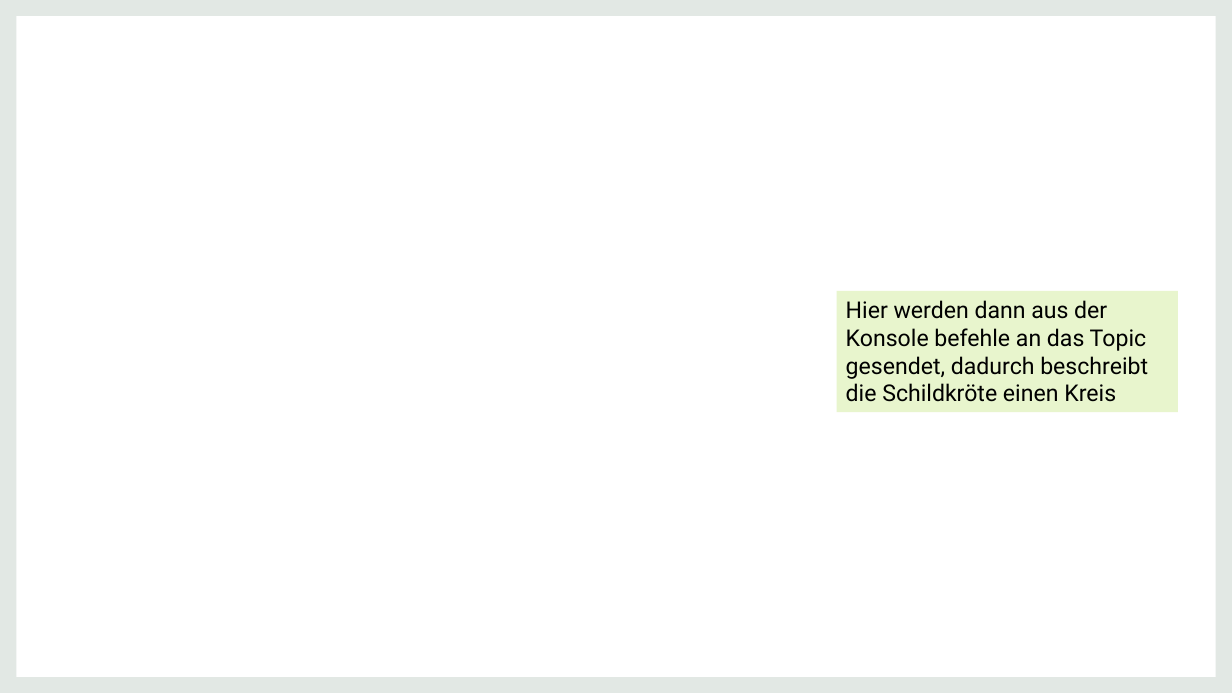
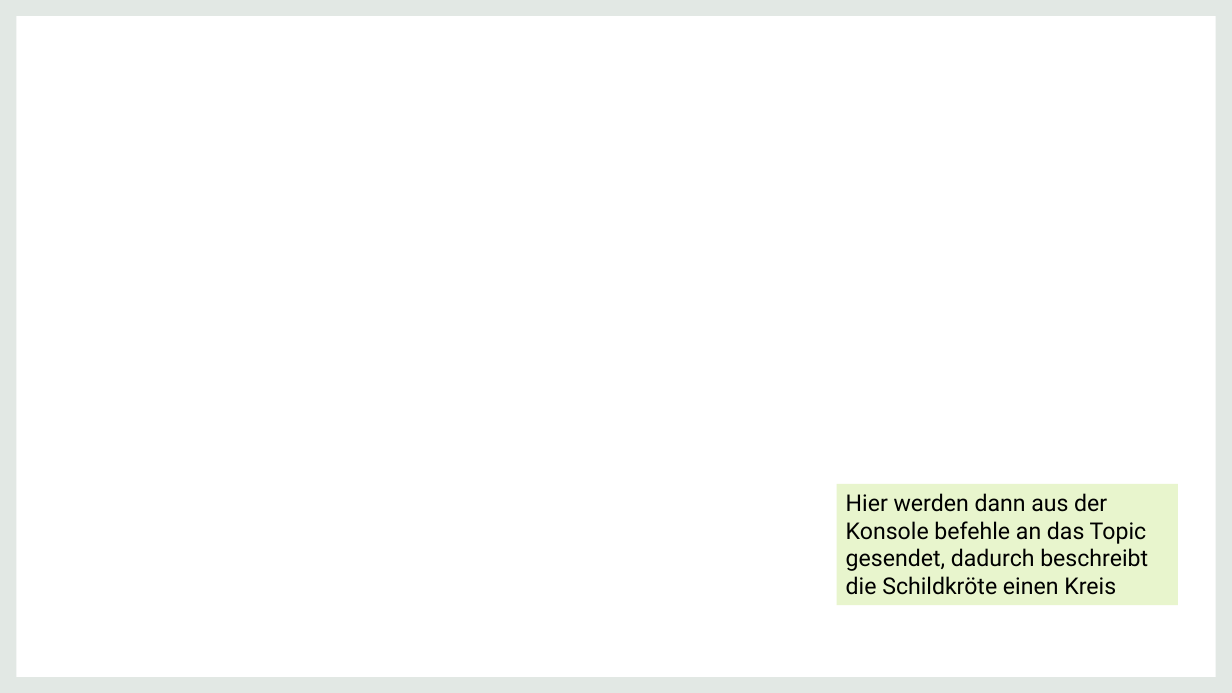
Before and after one commit to marchoi/vrx_gazebo_mmp, a slide deck: slide 4 of ROS Hinweise und Screenshots.pptx. Drawn at 1232x693 pixels with LibreOffice and Linux fonts; fonts in the diff are those of the drawing; background and template pictures are left out. Boxes give left, top, right and bottom in pixels: in the first picture for what was removed or moved away, otherwise in the second. Text is boxed around its words. In the diff, an @@ line names an element or a change of style, - is before the commit and + after.

```diff
--- a/ROS Hinweise und Screenshots.pptx
+++ b/ROS Hinweise und Screenshots.pptx
@@ rectangle "Hier werden dann aus der ...": place and size @@
-rectangle "Hier werden dann aus der ..." at bbox=[837, 291, 1178, 412]
+rectangle "Hier werden dann aus der ..." at bbox=[837, 484, 1178, 605]
```
Also in this commit, not shown: 4 other slides changed, 1 slide added.
